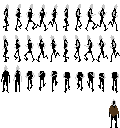
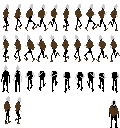
The second 120x128 image is a revision of the first. Changes to its layers:
added layer "left ponchos" above "Running left" over (x1=3, y1=40, x2=117, y2=51)
painted on "Running left" over (x1=4, y1=46, x2=120, y2=62)
added layer "right still" above "Running right" over (x1=4, y1=96, x2=22, y2=124)
painted on "Running right" over (x1=3, y1=9, x2=118, y2=31)
